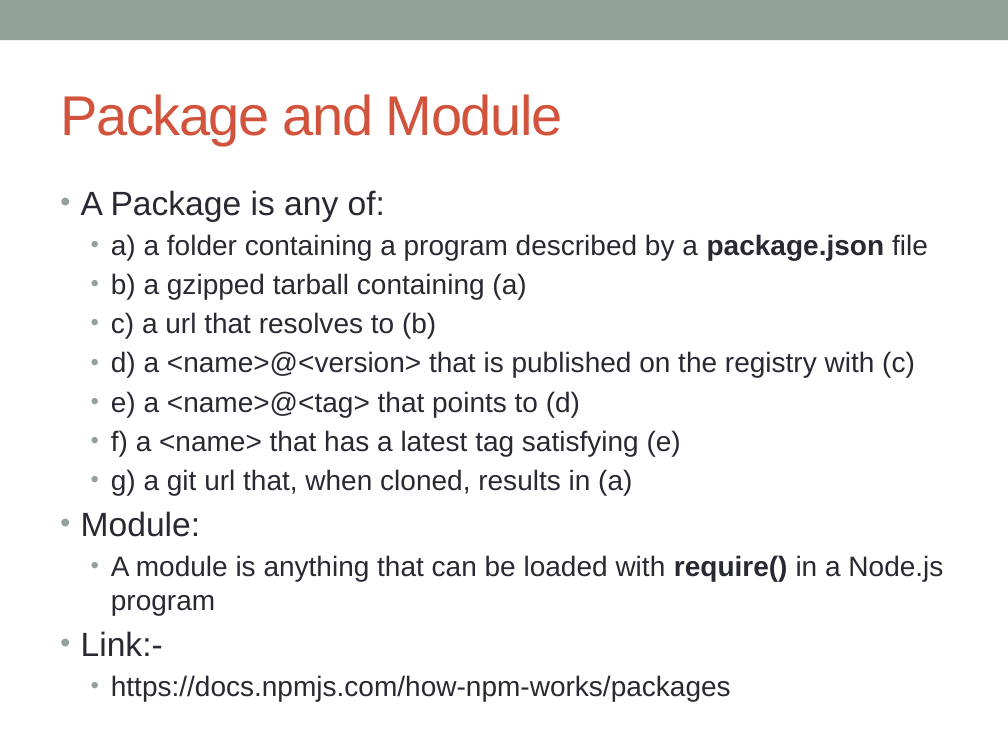
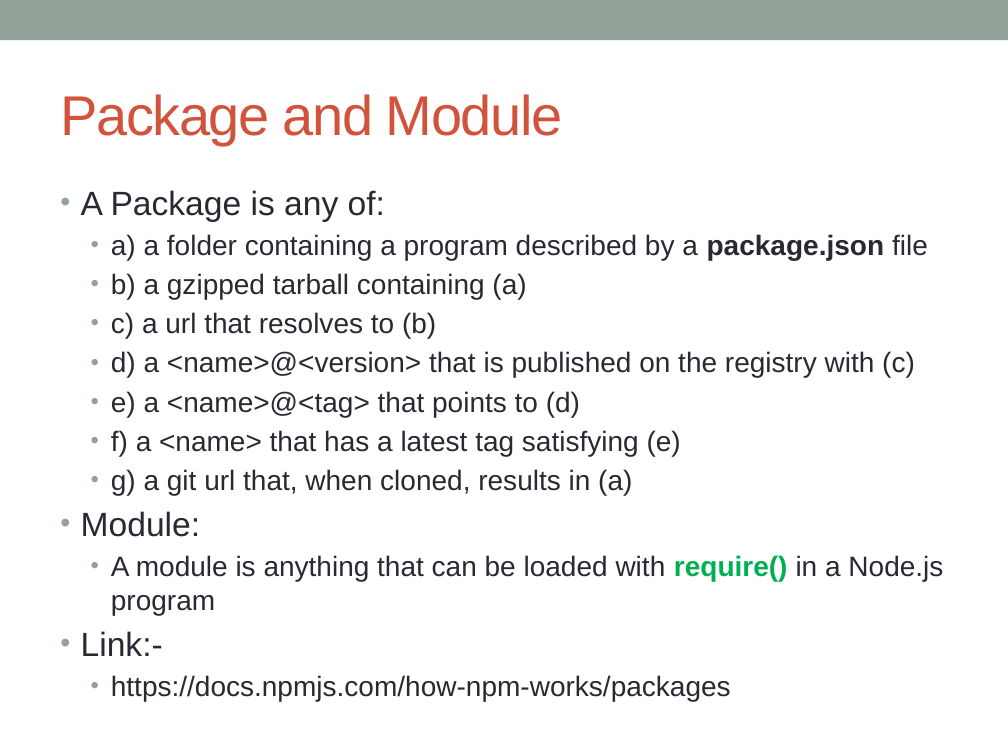
Before and after one commit to notionquest/ProjectDocumentation, a slide deck: slide 19 of NodeJS.pptx (slide 17 before the commit). Drawn at 1008x756 pixels with LibreOffice and Linux fonts; fonts in the diff are those of the drawing. Boxes give left, top, right and bottom in pixels: in the first picture for what was removed or moved away, otherwise in the second. Text is boxed around its words. In the diff, an @@ line names an element or a change of style, - is before the commit and + after.

Commit message:
NodeJS and AngJS some prac issues

```diff
--- a/NodeJS.pptx
+++ b/NodeJS.pptx
@@ text at <box>111,555,943,615</box>: text colour #292934 to #00B050 in "require()" @@
```
Also in this commit, not shown: 2 other slides changed, 2 slides added, 1 other file.
